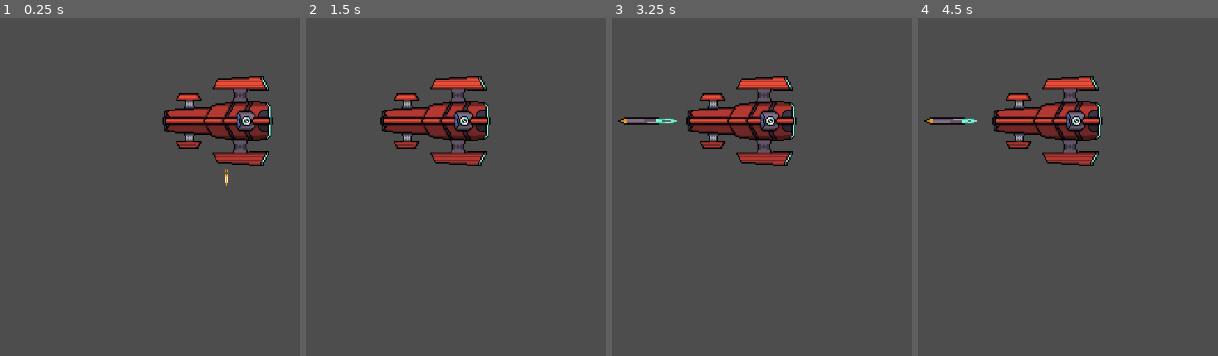
Above: before the commit, frames 1-4 (left to right).
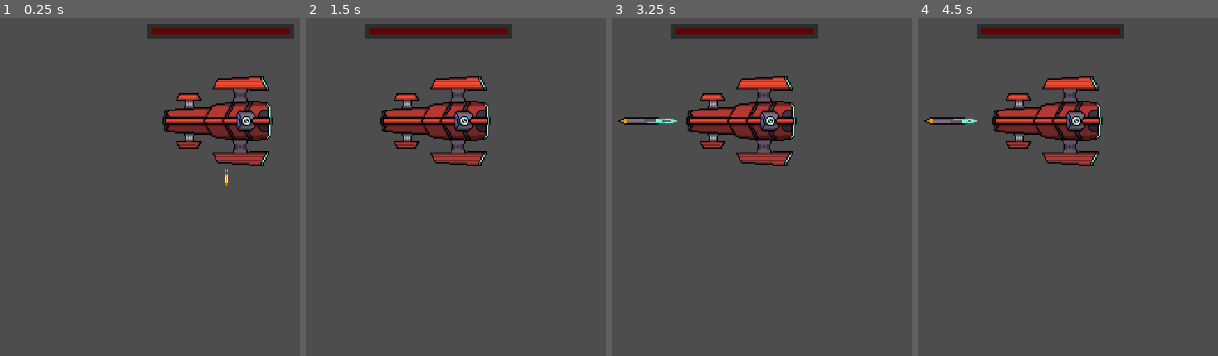
Above: after the commit, the same moments.

Repository: diogotvf7/feup-mitras
Game: Godot game, scene res://scenes/boss.tscn
The game is run twice, just before and just after one commit, with the same random seed, the same clock (stepped at 60 frames per second) and the same inputs. This scene is started directly instead of the project's main scene.
Inputs:
- Up to frame 1 (0.25 s): no input
- Up to frame 2 (1.5 s): tap Enter (ui_accept) at 0.5, 0.6, 0.77, 1.07, 1.25, 1.35 s; hold Right (ui_right) 0.53-1.28 s; hold Down (ui_down) from 1.28 s (still down)
- Up to frame 3 (3.25 s): tap Enter (ui_accept) at 1.52, 1.82, 2, 2.1, 2.75, 2.85, 3.02 s; release Down (ui_down) at 2.03 s; hold Right (ui_right) 2.03-2.78 s; hold Up (ui_up) from 2.78 s (still down)
- Up to frame 4 (4.5 s): tap Enter (ui_accept) at 3.32, 3.6, 3.77, 4.07, 4.35 s; release Up (ui_up) at 3.53 s; hold Left (ui_left) from 3.53 s (still down)

The runs differ from the first frame. In frame 1, 2.2% of the frame differs, in the area x 49-98%, y 1-7%; in frame 2, 2.2%; in frame 3, 2.2%; in frame 4, 2.2%.
Error in both runs: Invalid access to property or key 'position' on a base object of type 'null instance'. (res://scripts/torpedo.gd:17)

Commit message:
More features

Diff:
--- a/scenes/boss.tscn
+++ b/scenes/boss.tscn
@@ -1,9 +1,12 @@
-[gd_scene load_steps=6 format=3 uid="uid://tmmmip7jbfxv"]
+[gd_scene load_steps=9 format=3 uid="uid://tmmmip7jbfxv"]
 
 [ext_resource type="Script" uid="uid://cxpt1q25v3ce2" path="res://scripts/boss.gd" id="1_neq0i"]
 [ext_resource type="PackedScene" uid="uid://cfflgh14d40ao" path="res://scenes/bullet.tscn" id="2_jncid"]
 [ext_resource type="PackedScene" uid="uid://daoxsi0m5qu40" path="res://scenes/torpedo.tscn" id="2_qnbj4"]
 [ext_resource type="Texture2D" uid="uid://qap05usc52nl" path="res://assets/sprites/Kla'ed - Battlecruiser - Base.png" id="3_qnbj4"]
+[ext_resource type="Texture2D" uid="uid://f36n3266x4uk" path="res://assets/sprites/health-bar/under.png" id="5_2cdgk"]
+[ext_resource type="Texture2D" uid="uid://b7b0v0e1kq1i4" path="res://assets/sprites/health-bar/over.png" id="6_qsl3t"]
+[ext_resource type="Texture2D" uid="uid://80q3oqgxy4ao" path="res://assets/sprites/health-bar/progress.png" id="7_2avx2"]
 
 [sub_resource type="SpriteFrames" id="SpriteFrames_neq0i"]
 animations = [{
@@ -35,5 +38,22 @@
 
 [node name="Azeite" parent="." instance=ExtResource("2_jncid")]
 
+[node name="Node2D" type="Node2D" parent="."]
+scale = Vector2(0.5, 0.5)
+
+[node name="TextureProgressBar" type="TextureProgressBar" parent="Node2D"]
+offset_left = 56.0
+offset_top = 46.0
+offset_right = 156.0
+offset_bottom = 56.0
+rotation = -1.57079
+max_value = 5.0
+step = 0.5
+value = 5.0
+rounded = true
+texture_under = ExtResource("5_2cdgk")
+texture_over = ExtResource("6_qsl3t")
+texture_progress = ExtResource("7_2avx2")
+
 [connection signal="body_entered" from="." to="." method="_on_body_entered"]
 [connection signal="timeout" from="ShootTimer" to="." method="_on_shoot_timer_timeout"]
--- a/scenes/enemy.tscn
+++ b/scenes/enemy.tscn
@@ -1,9 +1,12 @@
-[gd_scene load_steps=16 format=3 uid="uid://bk2j0unnrbu0w"]
+[gd_scene load_steps=19 format=3 uid="uid://bk2j0unnrbu0w"]
 
 [ext_resource type="Script" uid="uid://ci1r6ma55ismc" path="res://scripts/enemy.gd" id="1_xwavj"]
 [ext_resource type="PackedScene" uid="uid://cfflgh14d40ao" path="res://scenes/bullet.tscn" id="2_nenq2"]
 [ext_resource type="Texture2D" uid="uid://bpwkr80i65pcf" path="res://assets/sprites/enemy/Kla'ed - Frigate - Base.png" id="3_5uy6h"]
 [ext_resource type="Texture2D" uid="uid://dgyrnb1gi6qtt" path="res://assets/sprites/enemy/Kla'ed - Frigate - Destruction.png" id="4_c4w8v"]
+[ext_resource type="Texture2D" uid="uid://f36n3266x4uk" path="res://assets/sprites/health-bar/under.png" id="5_nenq2"]
+[ext_resource type="Texture2D" uid="uid://b7b0v0e1kq1i4" path="res://assets/sprites/health-bar/over.png" id="6_md484"]
+[ext_resource type="Texture2D" uid="uid://80q3oqgxy4ao" path="res://assets/sprites/health-bar/progress.png" id="7_ipns3"]
 
 [sub_resource type="AtlasTexture" id="AtlasTexture_xwavj"]
 atlas = ExtResource("4_c4w8v")
@@ -90,7 +93,7 @@
 
 [node name="Enemy" type="Area2D" groups=["enemies"]]
 script = ExtResource("1_xwavj")
-azeite_scene = ExtResource("2_nenq2")
+bullet_scene = ExtResource("2_nenq2")
 
 [node name="AnimatedSprite2D" type="AnimatedSprite2D" parent="."]
 rotation = 3.14159
@@ -117,6 +120,23 @@
 wait_time = 3.0
 autostart = true
 
+[node name="Node2D" type="Node2D" parent="."]
+scale = Vector2(0.2, 0.2)
+
+[node name="TextureProgressBar" type="TextureProgressBar" parent="Node2D"]
+offset_left = -75.0
+offset_top = 35.0
+offset_right = 25.0
+offset_bottom = 45.0
+rotation = -1.57079
+max_value = 5.0
+step = 0.5
+value = 5.0
+rounded = true
+texture_under = ExtResource("5_nenq2")
+texture_over = ExtResource("6_md484")
+texture_progress = ExtResource("7_ipns3")
+
 [connection signal="body_entered" from="." to="." method="_on_body_entered"]
 [connection signal="screen_exited" from="VisibleOnScreenNotifier2D" to="." method="_on_visible_on_screen_notifier_2d_screen_exited"]
 [connection signal="timeout" from="StageTimer" to="." method="_on_stage_timer_timeout"]
--- a/scenes/following_enemy.tscn
+++ b/scenes/following_enemy.tscn
@@ -1,9 +1,12 @@
-[gd_scene load_steps=17 format=3 uid="uid://h1cc20y4258y"]
+[gd_scene load_steps=20 format=3 uid="uid://h1cc20y4258y"]
 
 [ext_resource type="Script" uid="uid://dnanrsf21kl4u" path="res://scripts/following_enemy.gd" id="1_c4w8v"]
 [ext_resource type="Texture2D" uid="uid://c5k7eqnvshiqk" path="res://assets/sprites/following-enemy/Kla'ed - Scout - Base.png" id="2_0are1"]
 [ext_resource type="PackedScene" uid="uid://cuh1oimhecf6d" path="res://scenes/player.tscn" id="2_n0khk"]
 [ext_resource type="Texture2D" uid="uid://cu18podw1crye" path="res://assets/sprites/following-enemy/Kla'ed - Scout - Destruction.png" id="3_n0khk"]
+[ext_resource type="Texture2D" uid="uid://f36n3266x4uk" path="res://assets/sprites/health-bar/under.png" id="5_0urfy"]
+[ext_resource type="Texture2D" uid="uid://b7b0v0e1kq1i4" path="res://assets/sprites/health-bar/over.png" id="6_hhca6"]
+[ext_resource type="Texture2D" uid="uid://80q3oqgxy4ao" path="res://assets/sprites/health-bar/progress.png" id="7_w7ipx"]
 
 [sub_resource type="AtlasTexture" id="AtlasTexture_befvu"]
 atlas = ExtResource("3_n0khk")
@@ -114,5 +117,22 @@
 position = Vector2(0, -1)
 shape = SubResource("CapsuleShape2D_nenq2")
 
+[node name="Node2D" type="Node2D" parent="."]
+scale = Vector2(0.1, 0.1)
+
+[node name="TextureProgressBar" type="TextureProgressBar" parent="Node2D"]
+offset_left = -79.9999
+offset_top = 40.0003
+offset_right = 20.0001
+offset_bottom = 50.0003
+rotation = -1.57079
+max_value = 5.0
+step = 0.5
+value = 5.0
+rounded = true
+texture_under = ExtResource("5_0urfy")
+texture_over = ExtResource("6_hhca6")
+texture_progress = ExtResource("7_w7ipx")
+
 [connection signal="body_entered" from="." to="." method="_on_body_entered"]
 [connection signal="screen_exited" from="VisibleOnScreenNotifier2D" to="." method="_on_visible_on_screen_notifier_2d_screen_exited"]
--- a/scenes/hud.tscn
+++ b/scenes/hud.tscn
@@ -111,13 +111,14 @@
 hframes = 5
 
 [node name="ExtraHPLabel" type="Label" parent="."]
-offset_left = 18.0
+offset_left = 8.0
 offset_top = 133.0
-offset_right = 58.0
+offset_right = 48.0
 offset_bottom = 156.0
+horizontal_alignment = 2
 
 [node name="HP" type="Sprite2D" parent="."]
-position = Vector2(40, 144)
+position = Vector2(47, 144)
 scale = Vector2(0.82, 0.82)
 texture = ExtResource("4_640wx")
 hframes = 4
@@ -159,26 +160,6 @@
 text = "0"
 horizontal_alignment = 1
 
-[node name="ProgressBar" type="ProgressBar" parent="."]
-anchors_preset = 5
-anchor_left = 0.5
-anchor_right = 0.5
-offset_left = -60.0
-offset_top = 22.0
-offset_right = 60.0
-offset_bottom = 49.0
-grow_horizontal = 2
-
-[node name="BossLabel" type="Label" parent="."]
-anchors_preset = 5
-anchor_left = 0.5
-anchor_right = 0.5
-offset_left = -20.0
-offset_right = 20.0
-offset_bottom = 23.0
-grow_horizontal = 2
-text = "Boss"
-
 [node name="Timer" type="Timer" parent="."]
 wait_time = 3.0
 autostart = true
--- a/scenes/player.tscn
+++ b/scenes/player.tscn
@@ -5,7 +5,7 @@
 [ext_resource type="Texture2D" uid="uid://ca2bnm03c6s4k" path="res://assets/sprites/player/flash.png" id="2_dgxkf"]
 
 [sub_resource type="RectangleShape2D" id="RectangleShape2D_a8rc7"]
-size = Vector2(16, 12)
+size = Vector2(24, 12)
 
 [sub_resource type="SpriteFrames" id="SpriteFrames_l8jxk"]
 animations = [{
@@ -34,6 +34,7 @@
 hframes = 6
 
 [node name="CollisionShape2D" type="CollisionShape2D" parent="."]
+position = Vector2(-4, 0)
 shape = SubResource("RectangleShape2D_a8rc7")
 
 [node name="ShootAnimation" type="AnimatedSprite2D" parent="."]
--- a/scenes/power_up.tscn
+++ b/scenes/power_up.tscn
@@ -1,10 +1,12 @@
-[gd_scene load_steps=29 format=4 uid="uid://cjq5c5hls88cs"]
+[gd_scene load_steps=41 format=4 uid="uid://cjq5c5hls88cs"]
 
 [ext_resource type="Texture2D" uid="uid://w5mfbrjjkhc3" path="res://assets/sprites/powerups/auto-reload.png" id="1_6iuya"]
 [ext_resource type="Script" uid="uid://cyeiggiklaeu8" path="res://scripts/power_up.gd" id="1_uk6or"]
 [ext_resource type="Texture2D" uid="uid://cgfga75y4eg1q" path="res://assets/sprites/powerups/invincibility.png" id="2_uk6or"]
 [ext_resource type="Texture2D" uid="uid://b6agf67qsgrra" path="res://assets/sprites/powerups/plus-hp.png" id="3_bmfpq"]
 [ext_resource type="Texture2D" uid="uid://bh0t3hau4n4ns" path="res://assets/sprites/powerups/plus-ammo.png" id="4_bmfpq"]
+[ext_resource type="Texture2D" uid="uid://ru51a3782o5j" path="res://assets/sprites/powerups/plus-damage.png" id="6_l224l"]
+[ext_resource type="Texture2D" uid="uid://7lllt3hb7ang" path="res://assets/sprites/powerups/plus-shots.png" id="7_p7g7m"]
 
 [sub_resource type="AtlasTexture" id="AtlasTexture_l224l"]
 atlas = ExtResource("1_6iuya")
@@ -84,6 +86,46 @@
 
 [sub_resource type="AtlasTexture" id="AtlasTexture_ghgen"]
 atlas = ExtResource("3_bmfpq")
+region = Rect2(124, 0, 31, 31)
+
+[sub_resource type="AtlasTexture" id="AtlasTexture_gjxma"]
+atlas = ExtResource("6_l224l")
+region = Rect2(0, 0, 31, 31)
+
+[sub_resource type="AtlasTexture" id="AtlasTexture_w4dvc"]
+atlas = ExtResource("6_l224l")
+region = Rect2(31, 0, 31, 31)
+
+[sub_resource type="AtlasTexture" id="AtlasTexture_luvkh"]
+atlas = ExtResource("6_l224l")
+region = Rect2(62, 0, 31, 31)
+
+[sub_resource type="AtlasTexture" id="AtlasTexture_v1er8"]
+atlas = ExtResource("6_l224l")
+region = Rect2(93, 0, 31, 31)
+
+[sub_resource type="AtlasTexture" id="AtlasTexture_p6h5l"]
+atlas = ExtResource("6_l224l")
+region = Rect2(124, 0, 31, 31)
+
+[sub_resource type="AtlasTexture" id="AtlasTexture_wadf7"]
+atlas = ExtResource("7_p7g7m")
+region = Rect2(0, 0, 31, 31)
+
+[sub_resource type="AtlasTexture" id="AtlasTexture_55w80"]
+atlas = ExtResource("7_p7g7m")
+region = Rect2(31, 0, 31, 31)
+
+[sub_resource type="AtlasTexture" id="AtlasTexture_xsyad"]
+atlas = ExtResource("7_p7g7m")
+region = Rect2(62, 0, 31, 31)
+
+[sub_resource type="AtlasTexture" id="AtlasTexture_c8tum"]
+atlas = ExtResource("7_p7g7m")
+region = Rect2(93, 0, 31, 31)
+
+[sub_resource type="AtlasTexture" id="AtlasTexture_kqdj8"]
+atlas = ExtResource("7_p7g7m")
 region = Rect2(124, 0, 31, 31)
 
 [sub_resource type="SpriteFrames" id="SpriteFrames_gjxma"]
@@ -167,6 +209,46 @@
 "loop": true,
 "name": &"plus-hp",
 "speed": 5.0
+}, {
+"frames": [{
+"duration": 1.0,
+"texture": SubResource("AtlasTexture_gjxma")
+}, {
+"duration": 1.0,
+"texture": SubResource("AtlasTexture_w4dvc")
+}, {
+"duration": 1.0,
+"texture": SubResource("AtlasTexture_luvkh")
+}, {
+"duration": 1.0,
+"texture": SubResource("AtlasTexture_v1er8")
+}, {
+"duration": 1.0,
+"texture": SubResource("AtlasTexture_p6h5l")
+}],
+"loop": true,
+"name": &"plus_damage",
+"speed": 5.0
+}, {
+"frames": [{
+"duration": 1.0,
+"texture": SubResource("AtlasTexture_wadf7")
+}, {
+"duration": 1.0,
+"texture": SubResource("AtlasTexture_55w80")
+}, {
+"duration": 1.0,
+"texture": SubResource("AtlasTexture_xsyad")
+}, {
+"duration": 1.0,
+"texture": SubResource("AtlasTexture_c8tum")
+}, {
+"duration": 1.0,
+"texture": SubResource("AtlasTexture_kqdj8")
+}],
+"loop": true,
+"name": &"plus_shots",
+"speed": 5.0
 }]
 
 [sub_resource type="CircleShape2D" id="CircleShape2D_bmfpq"]
@@ -180,7 +262,7 @@
 
 [node name="AnimatedSprite2D" type="AnimatedSprite2D" parent="."]
 sprite_frames = SubResource("SpriteFrames_gjxma")
-animation = &"plus-ammo"
+animation = &"plus_shots"
 
 [node name="CollisionShape2D" type="CollisionShape2D" parent="."]
 shape = SubResource("CircleShape2D_bmfpq")
--- a/scripts/boss.gd
+++ b/scripts/boss.gd
@@ -1,15 +1,15 @@
 class_name Boss
 extends Area2D
 
-@export var max_hp = 100
-@export var speed = 100
 var screen_size
 
+@export var torpedo_scene: PackedScene
+
 var hp = 100
-signal shot
 signal dead(points)
 
-@export var torpedo_scene: PackedScene
+@export var max_hp: float = 100.0
+@export var speed = 100
 
 # Called when the node enters the scene tree for the first time.
 func _ready() -> void:
@@ -18,15 +18,26 @@
 	position.y = screen_size.y / 2
 	$ShootTimer.start()
 	rotation -= PI/2
+	hp = max_hp
+	$Node2D/TextureProgressBar.min_value = 0.0
+	$Node2D/TextureProgressBar.max_value = max_hp
+	$Node2D/TextureProgressBar.step = 0.5
+	$Node2D/TextureProgressBar.value = hp
+
+func set_level(level):
+	max_hp *= pow(level, 2)
+	hp = max_hp
+	$Node2D/TextureProgressBar.max_value = max_hp
+	$Node2D/TextureProgressBar.value = hp
 
 # Called every frame. 'delta' is the elapsed time since the previous frame.
 func _physics_process(delta: float) -> void:
 	if position.x / screen_size.x > 0.8:
 		position.x -= speed * delta
 
-func hit() -> void:
-	hp -= 5
-	shot.emit(hp)
+func hit(damage):
+	hp -= float(damage)
+	$Node2D/TextureProgressBar.value = hp
 	if hp <= 0:
 		dead.emit(1000)
 		queue_free()
--- a/scripts/enemy.gd
+++ b/scripts/enemy.gd
@@ -3,13 +3,14 @@
 
 signal dead(points)
 
+var has_died = false
 var speed
 var stage = 0
 var screen_size
+var hp: float
 
-var has_died = false
-
-@export var azeite_scene: PackedScene
+@export var max_hp: float = 5.0
+@export var bullet_scene: PackedScene
 
 func _ready() -> void:
 	screen_size = get_viewport_rect().size
@@ -17,6 +18,17 @@
 	$StageTimer.start()
 	$ShootTimer.start()
 	rotation -= deg_to_rad(90)
+	hp = max_hp
+	$Node2D/TextureProgressBar.min_value = 0.0
+	$Node2D/TextureProgressBar.max_value = max_hp
+	$Node2D/TextureProgressBar.step = 0.5
+	$Node2D/TextureProgressBar.value = hp
+
+func set_level(level):
+	max_hp *= pow(level, 2)
+	hp = max_hp
+	$Node2D/TextureProgressBar.max_value = max_hp
+	$Node2D/TextureProgressBar.value = hp
 
 func _process(delta: float) -> void:
 	if stage == 1 || position.x / screen_size.x > 0.8:
@@ -29,6 +41,12 @@
 	if body is Player:
 		body.kill_player()
 		queue_free()
+
+func hit(damage):
+	hp -= float(damage)
+	$Node2D/TextureProgressBar.value = hp
+	if hp <= 0:
+		destroy()
 
 func destroy():
 	if has_died: return
@@ -46,9 +64,9 @@
 	$ShootTimer.stop()
 
 func shoot():
-	var azeite = azeite_scene.instantiate()
-	azeite.position = position + Vector2(-30, 0)
-	get_parent().add_child(azeite)
+	var bullet = bullet_scene.instantiate()
+	bullet.position = position + Vector2(-30, 0)
+	get_parent().add_child(bullet)
 
 func _on_shoot_timer_timeout() -> void:
 	if stage == 0:
--- a/scripts/following_enemy.gd
+++ b/scripts/following_enemy.gd
@@ -6,16 +6,25 @@
 var speed
 var player
 var has_died = false
+var hp: float
 
+@export var max_hp: float = 2.5
 @export var player_scene: PackedScene
 
+func _ready() -> void:
+	speed = 20 * randi_range(1, 3)
+	player = get_tree().get_first_node_in_group("player")
+	hp = max_hp
+	$Node2D/TextureProgressBar.min_value = 0.0
+	$Node2D/TextureProgressBar.max_value = max_hp
+	$Node2D/TextureProgressBar.step = 0.5
+	$Node2D/TextureProgressBar.value = hp
 
-func _ready() -> void:
-	if !has_died:
-		speed = 20 * randi_range(1, 3)
-		speed = 1 * speed
-		player = get_tree().get_first_node_in_group("player")
-
+func set_level(level):
+	max_hp *= pow(level, 2)
+	hp = max_hp
+	$Node2D/TextureProgressBar.max_value = max_hp
+	$Node2D/TextureProgressBar.value = hp
 
 func _process(delta: float) -> void:
 	if has_died: return
@@ -37,6 +46,12 @@
 		body.kill_player()
 		queue_free()
 
+func hit(damage: float):
+	hp -= damage
+	$Node2D/TextureProgressBar.value = hp
+	if hp <= 0:
+		destroy()
+
 func destroy():
 	if has_died: return
 	$CollisionShape2D.set_deferred("disabled", true)
--- a/scripts/hud.gd
+++ b/scripts/hud.gd
@@ -13,8 +13,6 @@
 	$HP.hide()
 	$GameOverLabel.hide()
 	$FinalScoreLabel.hide()
-	$ProgressBar.hide()
-	$BossLabel.hide()
 	$StartButton.hide()
 	$Title.hide()
 	$Crawler.hide()
@@ -70,8 +68,6 @@
 	$Ammo.hide()
 	$ExtraHPLabel.hide()
 	$HP.hide()
-	$ProgressBar.hide()
-	$BossLabel.hide()
 
 	$FinalScoreLabel.text = str(score)
 	$StartButton.show()
@@ -92,16 +88,5 @@
 	$StartButton.text = "Play Again"
 	update_score(0)
 
-func display_boss_hp():
-	$ProgressBar.value = 100
-	$ProgressBar.show()
-	$BossLabel.show()
-
-func update_boss_hp(hp):
-	$ProgressBar.value = hp
-	if hp <= 0:
-		$ProgressBar.hide()
-		$BossLabel.hide()
-
 func _on_skip_button_button_down() -> void:
 		_on_crawl_finished("")
--- a/scripts/laser.gd
+++ b/scripts/laser.gd
@@ -2,6 +2,7 @@
 extends Area2D
 
 const speed = 410
+var damage = 2.5
 
 func _physics_process(delta: float) -> void:
 	progress(delta)
@@ -19,13 +20,13 @@
 		queue_free()
 	if area is Enemy:
 		var enemy = area
-		enemy.destroy()
+		enemy.hit(damage)
 		queue_free()
 	if area is FollowingEnemy:
 		var enemy = area
-		enemy.destroy()
+		enemy.hit(damage)
 		queue_free()
 	if area is Boss:
 		var boss = area
-		boss.hit()
+		boss.hit(damage)
 		queue_free()
--- a/scripts/obstacle.gd
+++ b/scripts/obstacle.gd
@@ -16,6 +16,7 @@
 
 var time := 0.0
 var pivot_position := Vector2(0, 0)
+var has_exploded = false
 
 signal shot
 
@@ -49,6 +50,8 @@
 	queue_free()
 
 func exploded():
+	if has_exploded: return
+	has_exploded = true
 	emit_signal("shot", position, size)
 	queue_free()
 
--- a/scripts/player.gd
+++ b/scripts/player.gd
@@ -3,6 +3,7 @@
 
 signal dead
 
+@export var damage = 2.5
 @export var speed = 100
 var input := Vector2.ZERO
 
@@ -13,6 +14,7 @@
 const laser_scene = preload("res://scenes/laser.tscn")
 const cooldown_time = 3.0
 
+var shots = 1
 var max_ammo = 3
 var ammo = max_ammo
 var autoreload = false
@@ -31,7 +33,6 @@
 
 	ammo = max_ammo
 	set_invincibility()
-
 
 func reset_stats():
 	autoreload = false
@@ -68,9 +69,15 @@
 func shoot():
 	if ammo > 0:
 		shoot_animation.play("flash")
-		var laser = laser_scene.instantiate()
-		get_parent().add_child(laser)
-		laser.position = position + Vector2(30, 0)
+		for i in range(shots):
+			var laser = laser_scene.instantiate()
+			var y_offset = 0
+			if shots % 2 == 1:
+				y_offset = (i - int(shots / 2)) * 5
+			else:
+				y_offset = (i - int(shots / 2 - 1)) * 5
+			laser.position = position + Vector2(30, y_offset)
+			get_parent().add_child(laser)
 		ammo -= 1
 
 		if ammo == 0:
@@ -104,15 +111,16 @@
 
 func apply_power(powerup_type) -> void:
 	if powerup_type == "auto-reload":
-		if autoreload:
-			$Timer.wait_time /= 2
-		else:
-			$Timer.wait_time *= 0.8
 		autoreload = true
-	if powerup_type == "invincibility":
+		$Timer.wait_time *= 0.8
+	elif powerup_type == "invincibility":
 		set_invincibility()
-	if powerup_type == "plus-ammo":
+	elif powerup_type == "plus-ammo":
 		max_ammo += 1
 		ammo = max_ammo
-	if powerup_type == "plus-hp":
+	elif powerup_type == "plus-hp":
 		hp += 1
+	elif powerup_type == "plus_damage":
+		damage *= 1.25
+	elif powerup_type == "plus_shots":
+		shots += 1
--- a/scripts/power_up.gd
+++ b/scripts/power_up.gd
@@ -8,7 +8,7 @@
 
 # Called when the node enters the scene tree for the first time.
 func _ready() -> void:
-	var powerup = randi_range(1, 4)
+	var powerup = randi_range(1, 6)
 	if powerup == 1:
 		powerup_type = "auto-reload"
 	elif powerup == 2:
@@ -17,6 +17,10 @@
 		powerup_type = "plus-ammo"
 	elif powerup == 4:
 		powerup_type = "plus-hp"
+	elif powerup == 5:
+		powerup_type = "plus_damage"
+	elif powerup == 6:
+		powerup_type = "plus_shots"
 
 	print(powerup, " ", powerup_type)
 	$AnimatedSprite2D.animation = powerup_type
--- a/scripts/world.gd
+++ b/scripts/world.gd
@@ -9,10 +9,11 @@
 
 const boss_scene = preload("res://scenes/boss.tscn")
 
-@export var powerup_odd := 0.6
 var score
 var game_stage = 0
+var level = 1
 
+@export var powerup_odd := 0.6
 @export var obstacle_spawn_odd = .6
 @export var enemy_spawn_odd = 0
 @export var following_enemy_spawn_odd = 0
@@ -48,11 +49,16 @@
 
 	score = 0
 	game_stage = 0
+	obstacle_spawn_odd = .6
+	enemy_spawn_odd = 0
+	following_enemy_spawn_odd = 0
+
 	get_tree().call_group("enemies", "queue_free")
 	get_tree().call_group("obstacles", "queue_free")
 	get_tree().call_group("bosses", "queue_free")
 	get_tree().call_group("bullets", "queue_free")
 	get_tree().call_group("powerups", "queue_free")
+
 
 func _process(_delta: float) -> void:
 	$HUD.update_ammo($Player.ammo)
@@ -113,9 +119,9 @@
 	$HUD.update_score(score)
 
 func spawn_following_enemy():
-	var enemy
 	var enemy_spawn_location = $EnemyPath/EnemySpawnLocation
-	enemy = following_enemy_scene.instantiate()
+	var enemy = following_enemy_scene.instantiate()
+	enemy.set_level(level)
 	enemy_spawn_location.progress_ratio = randf()
 	enemy.position = enemy_spawn_location.position
 	var direction = enemy_spawn_location.rotation + PI / 2
@@ -125,9 +131,9 @@
 	add_child(enemy)
 
 func spawn_enemy():
-	var enemy
 	var enemy_spawn_location = $EnemyPath/EnemySpawnLocation
-	enemy = enemy_scene.instantiate()
+	var enemy = enemy_scene.instantiate()
+	enemy.set_level(level)
 	enemy_spawn_location.progress_ratio = randf()
 	enemy.position = enemy_spawn_location.position
 	var direction = enemy_spawn_location.rotation + PI / 2
@@ -137,11 +143,13 @@
 	add_child(enemy)
 
 func spawn_boss():
-	$HUD.display_boss_hp()
 	var boss = boss_scene.instantiate()
-	boss.connect("shot", $HUD.update_boss_hp)
 	boss.dead.connect(_on_enemy_dead)
+	boss.dead.connect(inc_level)
 	get_parent().add_child(boss)
+
+func inc_level(_ignore):
+	level += 1
 
 func _on_enemy_dead(points) -> void:
 	score += points
Not shown, added: assets/sprites/HealthBar.png.import
Binary file added: assets/sprites/health-bar/over.png
Not shown, added: assets/sprites/health-bar/over.png.import
Binary file added: assets/sprites/health-bar/progress.png
Not shown, added: assets/sprites/health-bar/progress.png.import
Binary file added: assets/sprites/health-bar/under.png
Not shown, added: assets/sprites/health-bar/under.png.import
Binary file added: assets/sprites/powerups/plus-damage.png
Not shown, added: assets/sprites/powerups/plus-damage.png.import
Binary file added: assets/sprites/powerups/plus-shots.png
Not shown, added: assets/sprites/powerups/plus-shots.png.import
Not shown, changed: assets/sprites/powerups/plus-ammo.xcf
(and 2 more such lines)
